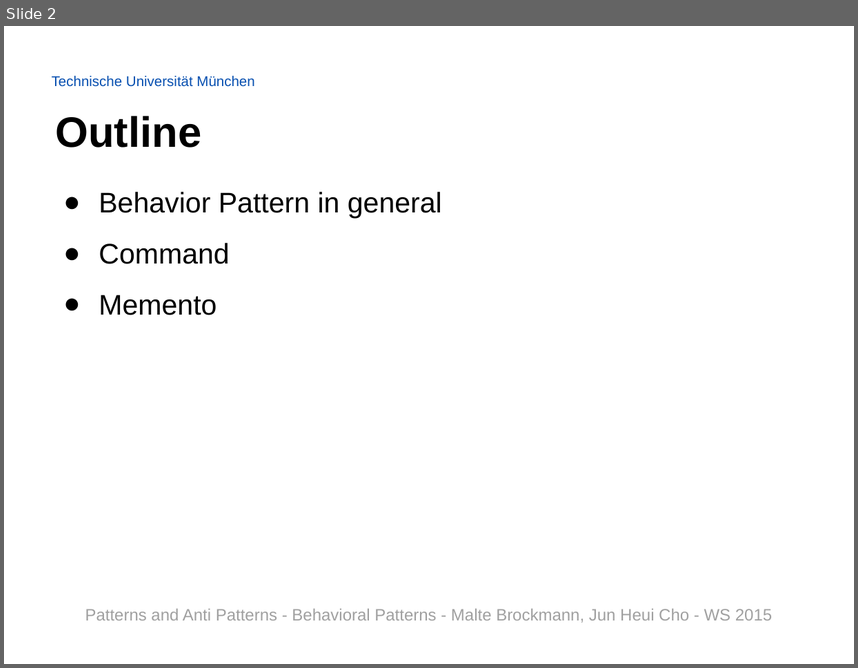
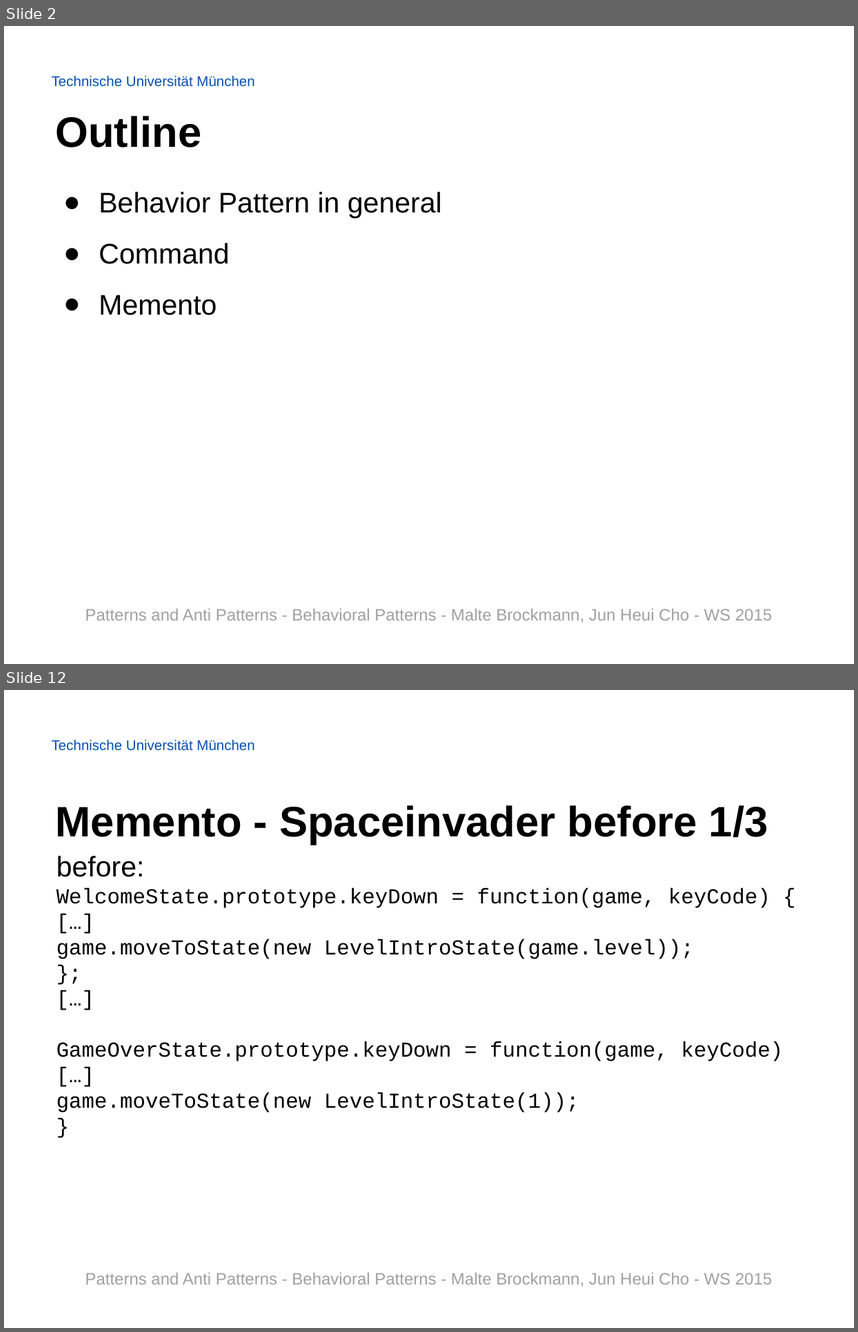
Before and after one commit to Painted6/Behavioral-design-patterns, a slide deck: Behavioral Patterns - JS Patterns and Anti Patterns.pptx. Shown one above the other, each under a label of ours: slide 2 before the commit, slides 2 and 12 after it; the slides between them are not shown. The pictures are 858x668 and 858x1332 pixels, drawn with LibreOffice and Linux fonts; fonts in the diff are those of the drawing; background and template pictures are left out. Boxes give left, top, right and bottom in pixels: in the first picture for what was removed or moved away, otherwise in the second. Text is boxed around its words. In the diff, an @@ line names an element or a change of style, - is before the commit and + after.

Commit message:
added slides for command and memento pattern & for the spaceinvader game. (sources are on the last slide)

```diff
--- a/Behavioral Patterns - JS Patterns and Anti Patterns.pptx
+++ b/Behavioral Patterns - JS Patterns and Anti Patterns.pptx
@@ slide 12 added at [4,690,854,1328], background picture (left out); not listed: 1 template element that a slide beside it also shows @@
@@ title added at [56,805,769,845], 36 pt, text #000000, bold @@
+Memento - Spaceinvader before 1/3
@@ text added at [56,856,783,1112], 18 pt, text #000000 @@
+before:
+WelcomeState.prototype.keyDown = function(game, keyCode) {
+[…]
+game.moveToState(new LevelIntroState(game.level));
+};
+[…]
+GameOverState.prototype.keyDown = function(game, keyCode) […]
+game.moveToState(new LevelIntroState(1));
+}
@@ text added at [85,1272,772,1286], 14 pt, text #A0A0A0 @@
+Patterns and Anti Patterns - Behavioral Patterns - Malte Brockmann, Jun Heui Cho - WS 2015
```
Also in this commit, not shown: 3 slides changed, 9 other slides added.
